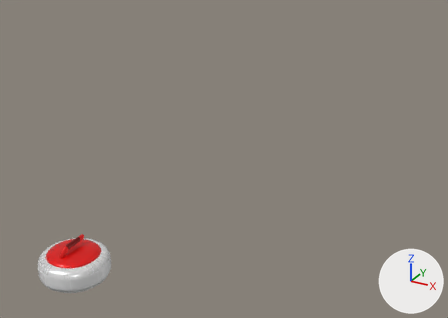
The FBX model Assets/Meshes/curling_stone.fbx: old version first, new version second.
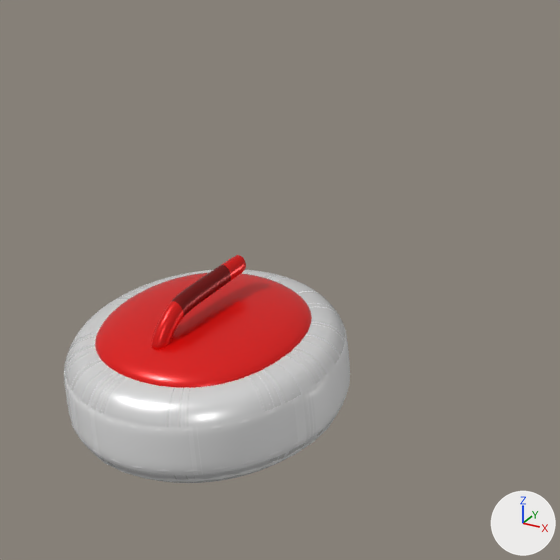
The first picture shows the older version from a 50 mm camera at (6.44, -6.47, 1.99) aimed at (4.52, -2.98, 0.24). The close-ups show the older and then the newer version on the part from 5% to 37% of the width and 53% to 98% of the height of that picture. Only the edits that show in the close-ups are written down. Lighting does not change. The marker at lower right points along +X, +Y and +Z. Where no turn or scale is listed for an object, it has been applied to the vertices.

Names of what the first close-up shows: 'CurlingStone', 'CurlingStoneHandle', 'CurlingStoneTop', 'CurlingStone_Col_Body'.
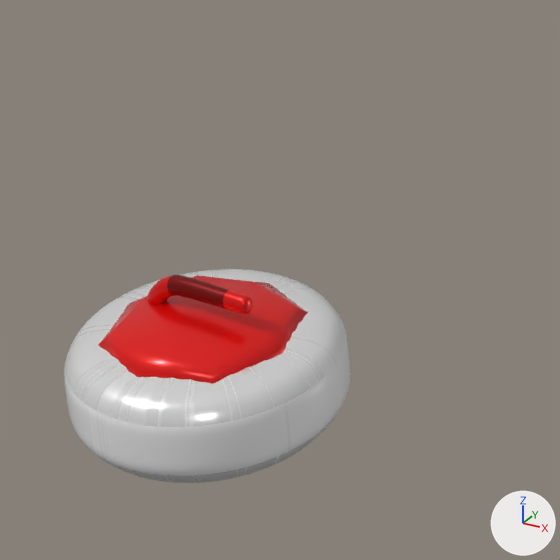
The newer file is also turned or shifted as a whole; pictures and numbers use the older file's frame.

What changed in the scene script:
```text
Change me_mesh:
    used by ob_curlingstone; location = (4.877, -4.877, 0.5)
    remove me_mesh.from_pydata(...)  # 1986 vertices, 1984 faces; spans x -0.145..0.145, y -0.145..0.145, z 0.001..0.136
    add me_mesh.from_pydata(...)  # 3358 vertices, 3352 faces; spans x -0.145..0.145, y -0.145..0.145, z 0.001..0.189
    me_mesh part 1: a new loose piece of 1346 vertices spanning x -0.073..0.065, y -0.009..0.009, z 0.146..0.189
    me_mesh part 2: a new loose piece of 26 vertices spanning x -0.107..0.107, y -0.107..0.107, z 0.107..0.154, in mat_material_011 (red #e7100d)
    me_mesh part 3: 1984 kept faces spanning x -0.145..0.145, y -0.145..0.145, z 0.001..0.136 get new texture (UV) coordinates
    add me_mesh.materials.append(mat_material_011)  # red #e7100d
    add me_mesh.materials.append(mat_material_012)  # red #e7100d
    add me_mesh.materials.append(mat_material_015)  # red #800907
Remove ob_curlingstonetop:
    ob_curlingstonetop = bpy.data.objects.new('CurlingStoneTop', me_mesh_002)
    ob_curlingstonetop.location = (4.877, -4.877, 0.63)
Remove ob_curlingstonehandle:
    ob_curlingstonehandle = bpy.data.objects.new('CurlingStoneHandle', me_mesh_001)
    ob_curlingstonehandle.location = (4.877, -4.854, 0.68)
```

Changed parts and their boxes [x1, y1, x2, y2] in the close-ups (560 x 560 px):
'CurlingStone', reshaped
    before: [64, 270, 350, 483]
    after: [64, 269, 350, 483]
'CurlingStoneTop', deleted (red)
    before: [95, 273, 312, 388]
'CurlingStoneHandle', deleted (red)
    before: [152, 255, 246, 349]
    faces in mat_material_012 (red #e7100d): [152, 255, 246, 349]
    faces in mat_material_015 (red #800907): [172, 265, 231, 317]
part 1 of me_mesh, added (red)
    after: [147, 275, 253, 314]
part 2 of me_mesh, added (red)
    after: [98, 275, 308, 384]
part 3 of me_mesh, surface changed
    both: [64, 270, 344, 483]
